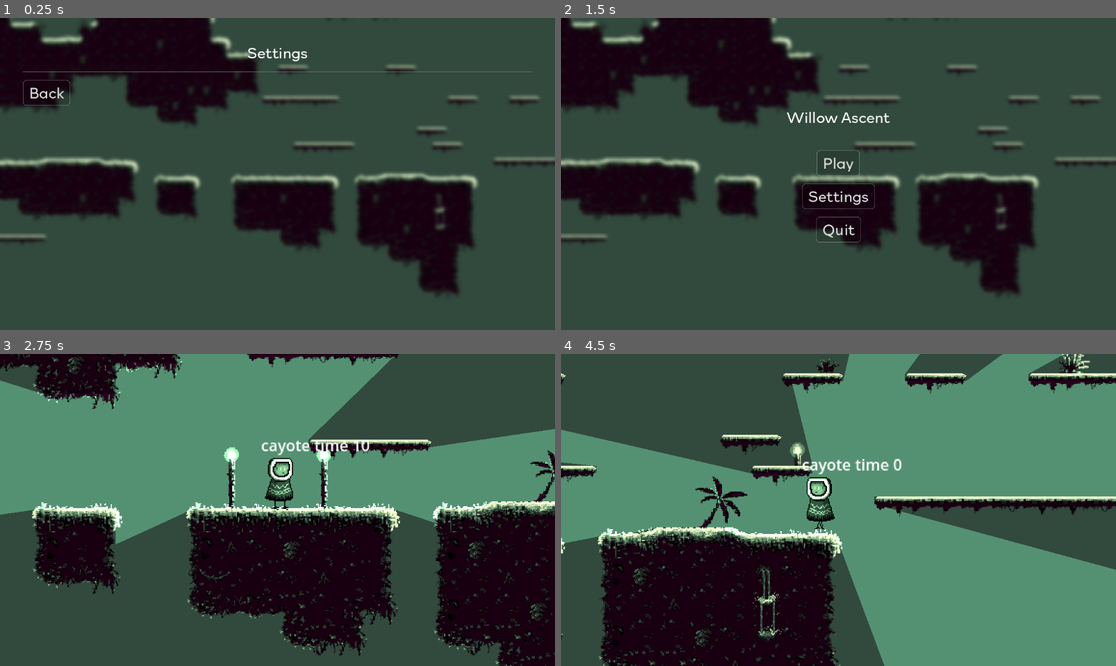
Above: before the commit, frames 1-4 (two rows, left to right).
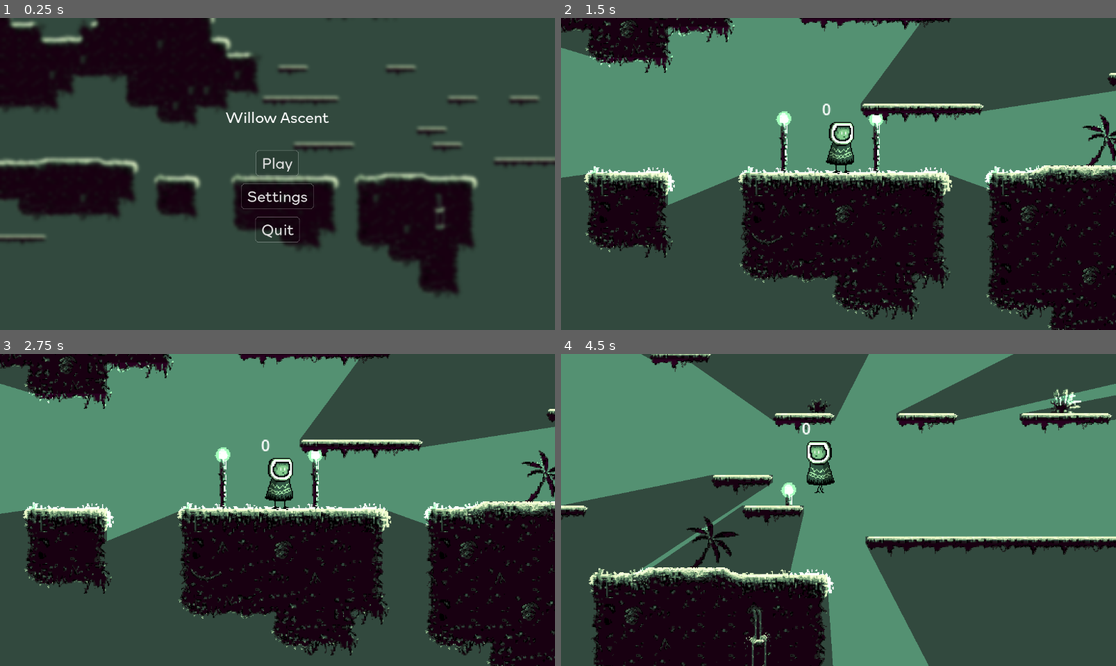
Above: after the commit, the same moments.

Repository: TyAltern/willow-ascent
Game: Godot game, scene res://scenes/Home_screen.tscn
Same seed, same stepped clock (60 frames per second), same inputs: the game is played once before the commit and once after it.
Inputs (mouse positions are in pixels of both pictures, inside the frame that each line leads up to):
- Up to frame 1 (0.25 s): no input
- Up to frame 2 (1.5 s): click (838, 164) at 0.5 s, where only the run after the commit has a clickable "Play"; click (605, 92) at 1.25 s, where only the run before the commit has a clickable "Back"
- Up to frame 3 (2.75 s): click (277, 500) at 2 s, where only the run before the commit has a clickable "Play"
- Up to frame 4 (4.5 s): tap Enter at 2.75 s; hold Space (jump) 2.78-3.53 s; hold Right (move_right) 2.78-4.28 s; tap Space (jump) at 3.6, 3.77, 4.07 s; hold Left (move_left) from 4.28 s (still down); hold Space (jump) from 4.28 s (still down)

The runs differ from the first frame. In frame 1, 1.3% of the frame differs, in the area x 4-96%, y 9-72%; in frame 2, 63%, in the area x 0-100%, y 0-100%; in frame 3, 15%; in frame 4, 59%.

Commit message:
added wall jump

Diff:
--- /dev/null
+++ b/ressources/Components/scripts/wall_jump.gd
@@ -0,0 +1,9 @@
+extends Node2D
+
+@onready var player: CharacterBody2D = $"../.."
+
+
+func _process(_delta: float) -> void:
+	if player.faced_wall != 0:
+		if Input.is_action_just_pressed("jump") and !player.is_on_floor():
+			player.velocity.y = player.jump_velocity
--- /dev/null
+++ b/ressources/Components/wall_jump.tscn
@@ -0,0 +1,6 @@
+[gd_scene load_steps=2 format=3 uid="uid://bgc5t30ekl1la"]
+
+[ext_resource type="Script" path="res://ressources/Components/scripts/wall_jump.gd" id="1_fgsqn"]
+
+[node name="WallJump" type="Node2D"]
+script = ExtResource("1_fgsqn")
--- a/ressources/scripts/player_movements.gd
+++ b/ressources/scripts/player_movements.gd
@@ -1,5 +1,10 @@
 extends CharacterBody2D
 
+@onready var wall_colliding_ray_cast: RayCast2D = $WallCollidingRayCast
+var direction: Vector2
+
+var is_facing_wall: bool = false
+var faced_wall = 0
 
 @export var speed = 300.0
 @export var jump_velocity = -400.0
@@ -7,9 +12,20 @@
 @onready var cayote_time = cayote_time_max
 
 
+
 func _process(delta: float) -> void:
 	#$Label.text = str(get_meta("checkpoint_coordinates").x) + str(get_meta("checkpoint_coordinates").y)
-	$Label.text = "cayote time " + str(cayote_time)
+	$Label.text =  str(faced_wall)
+	if wall_colliding_ray_cast.is_colliding():
+		print('face')
+		is_facing_wall = true
+		if direction.x == -1:
+			faced_wall = -1
+		else:
+			faced_wall = 1
+	else:
+		is_facing_wall = false
+		faced_wall = 0
 
 func _physics_process(delta: float) -> void:
 	# Add the gravity.
@@ -22,25 +38,31 @@
 	# Handle jump.
 	if Input.is_action_pressed("move_down") and Input.is_action_pressed("jump") and is_on_floor():
 		position.y += 1
-	elif (Input.is_action_pressed("jump") and is_on_floor()) or (Input.is_action_pressed("jump") and cayote_time > 0):
+	elif (Input.is_action_pressed("jump") and is_on_floor()) or (Input.is_action_just_pressed("jump") and cayote_time > 0):
 		velocity.y = jump_velocity
 		cayote_time = 0
 
 
 	# Get the input direction and handle the movement/deceleration.
 	# As good practice, you should replace UI actions with custom gameplay actaions.
-	var direction
+	direction = Vector2.ZERO
 	if Input.is_action_pressed("move_left"):
-		direction = -1
+		direction = Vector2.LEFT
 	if Input.is_action_pressed("move_right"):
-		if direction == -1:
-			direction = 0
+		if direction == Vector2.LEFT:
+			direction = Vector2.ZERO
 		else:
-			direction = 1
+			direction = Vector2.RIGHT
 
 	if direction:
-		velocity.x = direction * speed
-		$PlayerSprite.flip_h = direction < 0
+		wall_colliding_ray_cast.target_position = direction * 32
+		wall_colliding_ray_cast.force_raycast_update()
+
+
+
+		velocity.x = direction.x * speed
+
+		$PlayerSprite.flip_h = direction == Vector2.LEFT
 		if is_on_floor():
 			$PlayerSprite.play("walking")
 			$PlayerSprite.speed_scale = 1
--- a/scenes/Home_screen.tscn
+++ b/scenes/Home_screen.tscn
@@ -530,7 +530,6 @@
 grow_vertical = 2
 
 [node name="HomeScreenMenu" type="VBoxContainer" parent="."]
-visible = false
 layout_mode = 1
 anchors_preset = 15
 anchor_right = 1.0
@@ -566,6 +565,7 @@
 text = "Quit"
 
 [node name="PanelContainer" type="PanelContainer" parent="."]
+visible = false
 layout_mode = 1
 anchors_preset = 15
 anchor_right = 1.0
--- a/scenes/platformer.tscn
+++ b/scenes/platformer.tscn
@@ -512,6 +512,7 @@
 [node name="Background" type="TileMapLayer" parent="."]
 tile_map_data = PackedByteArray("AADE/9f/AAABAAAAAADE/9j/AAABAAAAAADE/9n/AAABAAAAAADE/9r/AAABAAAAAADE/9v/AAABAAAAAADE/9 …(148960 unchanged characters)…
 tile_set = SubResource("TileSet_aydfa")
+metadata/_edit_lock_ = true
 
 [node name="Props" type="TileMapLayer" parent="."]
 position = Vector2(0, 7)
@@ -519,13 +520,16 @@
 tile_set = SubResource("TileSet_qlv4d")
 collision_enabled = false
 use_kinematic_bodies = true
+metadata/_edit_lock_ = true
 
 [node name="Level" type="TileMapLayer" parent="."]
 tile_map_data = PackedByteArray("AAD//wIAAwACAAEAAAAAAAIAAwABAAEAAAAAAAMAAwAKAAEAAAABAAIAAwABAAIAAAABAAMAAwACAAEAAAACAA …(11616 unchanged characters)…
 tile_set = SubResource("TileSet_cpcsr")
+metadata/_edit_lock_ = true
 
 [node name="Player" parent="." instance=ExtResource("4_ha0th")]
-position = Vector2(0, 8)
+position = Vector2(9, 5)
+cayote_time_max = 5
 metadata/checkpoint_coordinates = Vector2(0, 0)
 metadata/_edit_group_ = true
 
@@ -547,13 +551,13 @@
 position = Vector2(-1, 0)
 script = ExtResource("6_e0f72")
 bounding_box = Vector2(1184, 224)
-coordinates = Vector2(-400, -48)
+coordinates = Vector2(-399, -48)
 respawn_coordinates = Vector2(0, 8)
 
 [node name="CheckpointPlatforms" type="Area2D" parent="."]
 script = ExtResource("6_e0f72")
-bounding_box = Vector2(576, 384)
-coordinates = Vector2(480, -128)
+bounding_box = Vector2(1176, 384)
+coordinates = Vector2(780, -128)
 respawn_coordinates = Vector2(256, 0)
 
 [node name="CheckpointPlatformsStairway" type="Area2D" parent="."]
@@ -564,8 +568,8 @@
 
 [node name="CheckpointStairs" type="Area2D" parent="."]
 script = ExtResource("6_e0f72")
-bounding_box = Vector2(512, 832)
-coordinates = Vector2(-1248, -32)
+bounding_box = Vector2(512, 1032)
+coordinates = Vector2(-1248, -132)
 respawn_coordinates = Vector2(-1024, -24)
 
 [node name="CheckpointUndergrounds" type="Area2D" parent="."]
--- a/scenes/player.tscn
+++ b/scenes/player.tscn
@@ -1,8 +1,9 @@
-[gd_scene load_steps=14 format=3 uid="uid://cnn37iymtrr0g"]
+[gd_scene load_steps=15 format=3 uid="uid://cnn37iymtrr0g"]
 
 [ext_resource type="Script" path="res://ressources/scripts/player_movements.gd" id="1_1bm1i"]
 [ext_resource type="Texture2D" uid="uid://bsyokyb7yjqaq" path="res://ressources/tilesheets/sprite_walking.png" id="2_6ilfy"]
 [ext_resource type="Texture2D" uid="uid://dbn1w8mtoy3tb" path="res://ressources/images/sprite.png" id="2_a51ys"]
+[ext_resource type="PackedScene" uid="uid://bgc5t30ekl1la" path="res://ressources/Components/wall_jump.tscn" id="4_kto2a"]
 
 [sub_resource type="AtlasTexture" id="AtlasTexture_visrs"]
 atlas = ExtResource("2_6ilfy")
@@ -99,3 +100,12 @@
 zoom = Vector2(2, 2)
 position_smoothing_enabled = true
 position_smoothing_speed = 8.0
+
+[node name="WallCollidingRayCast" type="RayCast2D" parent="."]
+position = Vector2(0, -8)
+target_position = Vector2(32, 0)
+collision_mask = 2
+
+[node name="Components" type="Node2D" parent="."]
+
+[node name="WallJump" parent="Components" instance=ExtResource("4_kto2a")]
